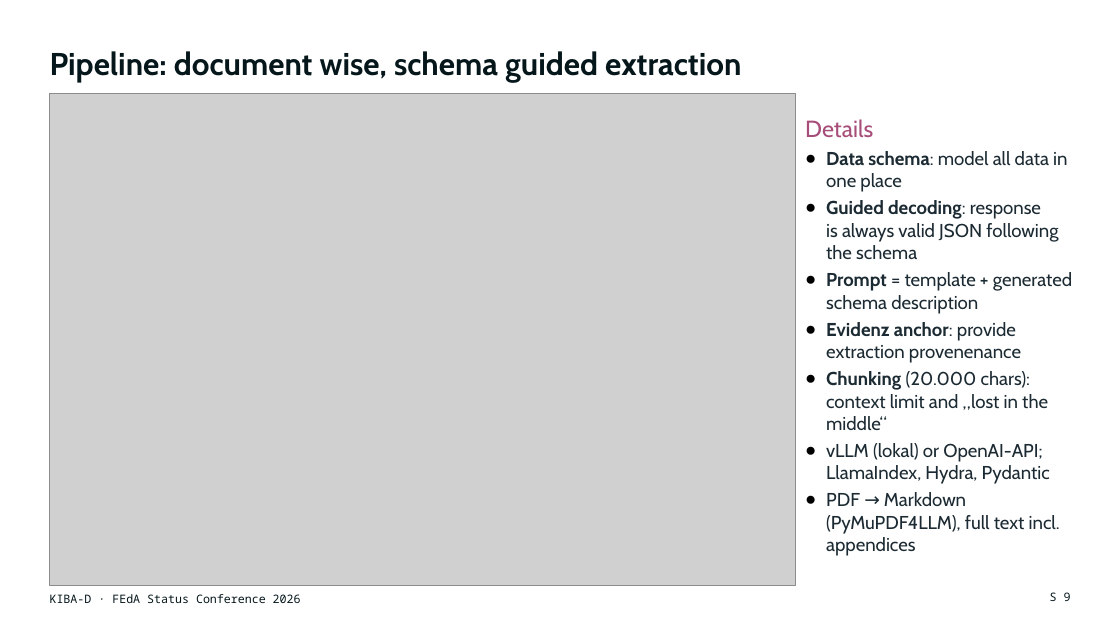
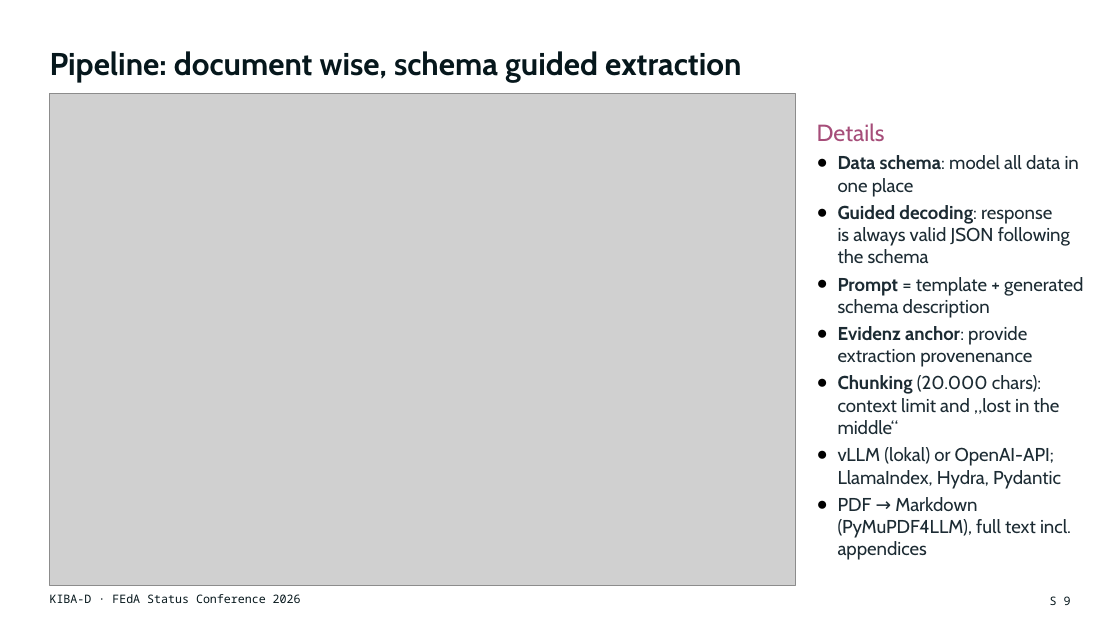
Before and after one commit to DFKI-NLP/kibad-llm, a slide deck: slide 9 of presentations/2026_feda_status_conference/KIBA-D_FEdA2026_Keynote.pptx. Drawn at 1120x630 pixels with LibreOffice and Linux fonts; fonts in the diff are those of the drawing; grey boxes stand for pictures. Boxes give left, top, right and bottom in pixels: in the first picture for what was removed or moved away, otherwise in the second. Text is boxed around its words. In the diff, an @@ line names an element or a change of style, - is before the commit and + after.

```diff
--- a/presentations/2026_feda_status_conference/KIBA-D_FEdA2026_Keynote.pptx
+++ b/presentations/2026_feda_status_conference/KIBA-D_FEdA2026_Keynote.pptx
@@ text "Details": place and size @@
-text "Details" at bbox=[805, 119, 1072, 556]
+text "Details" at bbox=[817, 123, 1083, 560]
@@ text "Details" at bbox=[817, 123, 1083, 560]: line spacing 1 to 1.15; indent changed @@
```
Also in this commit, not shown: 8 other slides changed, 1 other file.
